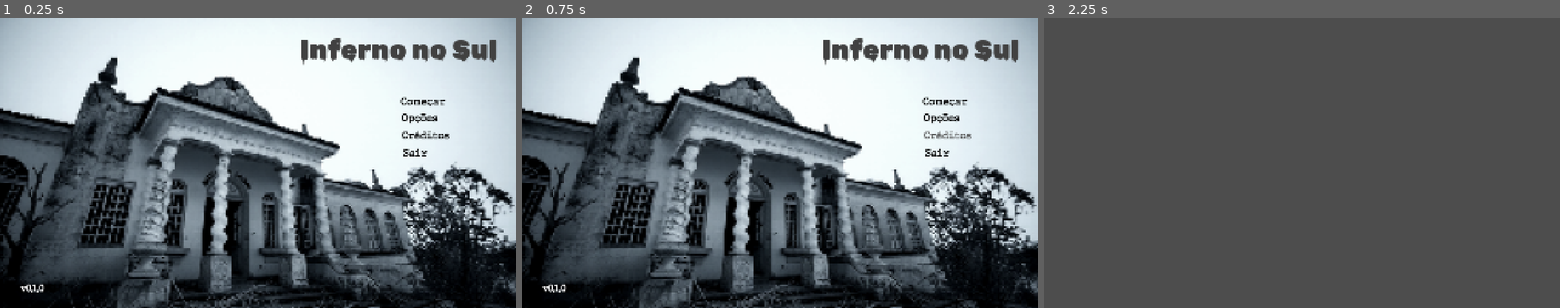
Above: before the commit, frames 1-3 (left to right).
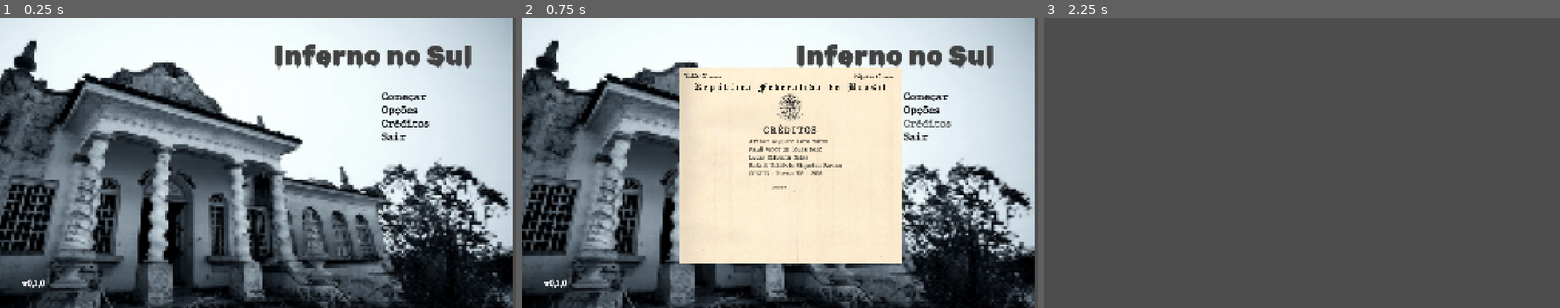
Above: after the commit, the same moments.

Repository: TP-Coltec-UFMG/2026-303-Inferno-no-Sul
Game: Godot game, scene res://scenes/ui/main_menu.tscn
Two runs of this game, one before a commit and one after it. Both use one fixed random seed, a clock stepped at 60 frames per second and the inputs below.
Inputs (mouse positions are in pixels of both pictures, inside the frame that each line leads up to):
- Up to frame 1 (0.25 s): no input
- Up to frame 2 (0.75 s): click "Créditos" at 0.5 s
- Up to frame 3 (2.25 s): click (1302, 186) at 1.25 s, where only the run after the commit has a clickable "Voltar"; click "Começar" at 2 s

The runs differ from the first frame. In frame 1, 54% of the frame differs, in the area x 0-100%, y 0-100%; in frame 2, 66%; in frame 3, nothing differs.

Commit message:
Add files via upload

Diff:
--- a/scenes/ui/credits_menu.tscn
+++ b/scenes/ui/credits_menu.tscn
@@ -1,5 +1,6 @@
 [gd_scene format=3 uid="uid://ycvwv2owsqw2"]
 
+[ext_resource type="Script" uid="uid://t3waxubx2ejo" path="res://scripts/ui/credits_menu.gd" id="1_5uo15"]
 [ext_resource type="Texture2D" uid="uid://43y804tgm4ck" path="res://assets/ui/backgrounds/Background_creditos.png" id="1_c6vh4"]
 [ext_resource type="FontFile" uid="uid://sr7hwgne0xdf" path="res://assets/Fonts/Texto_P/JMH Typewriter.ttf" id="2_0hdyb"]
 [ext_resource type="FontFile" uid="uid://dm6jesumfync2" path="res://assets/Fonts/Texto_P/JMH Typewriter.otf" id="3_5uo15"]
@@ -20,9 +21,10 @@
 anchor_bottom = 1.0
 grow_horizontal = 2
 grow_vertical = 2
+script = ExtResource("1_5uo15")
 
 [node name="BackgroundCreditos" type="Sprite2D" parent="." unique_id=500188934]
-position = Vector2(995, 547)
+position = Vector2(1000, 550)
 texture = ExtResource("1_c6vh4")
 
 [node name="Footer" type="HBoxContainer" parent="." unique_id=914412712]
@@ -41,20 +43,11 @@
 localize_numeral_system = false
 theme_override_constants/separation = 20
 
-[node name="BtnApply" type="Button" parent="Footer" unique_id=1386173623]
-unique_name_in_owner = true
-layout_direction = 4
-layout_mode = 2
-theme_override_colors/font_color = Color(0, 0, 0, 1)
-theme_override_colors/font_hover_color = Color(0.32156864, 0.32156864, 0.32156864, 1)
-theme_override_fonts/font = ExtResource("2_0hdyb")
-theme_override_styles/normal = SubResource("StyleBoxEmpty_eju1t")
-theme_override_styles/pressed = SubResource("StyleBoxEmpty_iy7ph")
-theme_override_styles/hover = SubResource("StyleBoxEmpty_rmmwq")
-text = "Aplicar"
-
 [node name="BtnBack" type="Button" parent="Footer" unique_id=148494675]
 unique_name_in_owner = true
+clip_contents = true
+custom_minimum_size = Vector2(0, 30)
+layout_direction = 1
 layout_mode = 2
 theme_override_colors/font_color = Color(0, 0, 0, 1)
 theme_override_colors/font_hover_color = Color(0.32156864, 0.32156864, 0.32156864, 1)
@@ -66,18 +59,27 @@
 
 [node name="TextEdit" type="TextEdit" parent="." unique_id=1338858542]
 layout_mode = 0
-offset_left = 855.0
-offset_top = 452.0
-offset_right = 1206.0
-offset_bottom = 608.0
+offset_left = 845.0
+offset_top = 443.0
+offset_right = 1198.0
+offset_bottom = 595.0
 theme_override_colors/font_color = Color(0, 0, 0, 1)
 theme_override_constants/caret_width = 1
 theme_override_fonts/font = ExtResource("3_5uo15")
 theme_override_font_sizes/font_size = 20
 theme_override_styles/normal = SubResource("StyleBoxEmpty_xdcxj")
-text = "Criadores
-Arthur Augusto Lara Matos
+text = "Arthur Augusto Lara Matos
 Kauã Vitor de Souza Melo
 Lucas Oliveira Neiss
-Rafael Valdivio Siqueira Santos"
+Rafael Valdivio Siqueira Santos
+COLTEC - Turma 303 - 2026"
+context_menu_enabled = false
+emoji_menu_enabled = false
+shortcut_keys_enabled = false
+selecting_enabled = false
+deselect_on_focus_loss_enabled = false
+drag_and_drop_selection_enabled = false
+middle_mouse_paste_enabled = false
+empty_selection_clipboard_enabled = false
 autowrap_mode = 2
+tab_input_mode = false
--- a/scenes/ui/main_menu.tscn
+++ b/scenes/ui/main_menu.tscn
@@ -1,13 +1,11 @@
 [gd_scene format=3 uid="uid://bwrgddcmyif18"]
 
 [ext_resource type="Script" uid="uid://so3aig0a4j4o" path="res://scripts/ui/main_menu.gd" id="1_fe2o3"]
-[ext_resource type="PackedScene" uid="uid://hch5wpbp7srd" path="res://scenes/ui/options_menu.tscn" id="1_sl1te"]
 [ext_resource type="FontFile" uid="uid://cs7lo8vk0obdx" path="res://assets/Fonts/Nome do jogo/RubikWetPaint-Regular.ttf" id="2_1g8jr"]
 [ext_resource type="Texture2D" uid="uid://c3qx1klswjvj8" path="res://assets/ui/backgrounds/Background_1.png" id="2_m1kxf"]
 [ext_resource type="FontFile" uid="uid://bnrc48r6igo37" path="res://assets/Fonts/Texto_P/JMH Typewriter-Bold.ttf" id="4_uhagc"]
 [ext_resource type="FontFile" uid="uid://dbu8s4fraswis" path="res://assets/Fonts/Texto_P/JMH Typewriter-Thin.otf" id="4_x2yvf"]
 [ext_resource type="FontFile" uid="uid://cadblgxr88u32" path="res://assets/Fonts/Texto_P/JMH Typewriter-Black.otf" id="6_btxxm"]
-[ext_resource type="PackedScene" uid="uid://ycvwv2owsqw2" path="res://scenes/ui/credits_menu.tscn" id="8_wb0q5"]
 
 [sub_resource type="CompressedTexture2D" id="CompressedTexture2D_fe2o3"]
 
@@ -63,8 +61,8 @@
 flip_h = true
 
 [node name="Background" type="Sprite2D" parent="Background" unique_id=1999428927]
-position = Vector2(958.00006, 545)
-scale = Vector2(3.121556, 2.8806365)
+position = Vector2(758.5, 533)
+scale = Vector2(3.7228525, 3.2572944)
 texture = ExtResource("2_m1kxf")
 
 [node name="UILayer" type="MarginContainer" parent="." unique_id=1674628305]
@@ -92,10 +90,10 @@
 
 [node name="TitleLabel" type="Label" parent="UILayer/CenterControl/ContentControl" unique_id=884850370]
 layout_mode = 0
-offset_left = 295.0
-offset_top = -422.0
-offset_right = 1031.0
-offset_bottom = -303.0
+offset_left = 200.0
+offset_top = -400.0
+offset_right = 936.0
+offset_bottom = -281.0
 theme_override_colors/font_color = Color(0.25565878, 0.25565878, 0.25565878, 1)
 theme_override_fonts/font = ExtResource("2_1g8jr")
 theme_override_font_sizes/font_size = 100
@@ -103,11 +101,13 @@
 horizontal_alignment = 1
 
 [node name="Spacer" type="Control" parent="UILayer/CenterControl/ContentControl" unique_id=1213124948]
+visible = false
 custom_minimum_size = Vector2(0, 40)
 anchors_preset = 0
-offset_top = 35.0
-offset_right = 280.0
-offset_bottom = 75.0
+offset_left = -174.0
+offset_top = -258.0
+offset_right = 578.0
+offset_bottom = -144.0
 size_flags_vertical = 3
 
 [node name="ButtonsControl" type="Control" parent="UILayer/CenterControl/ContentControl" unique_id=912731053]
@@ -120,10 +120,10 @@
 [node name="BtnNewGame" type="Button" parent="UILayer/CenterControl/ContentControl/ButtonsControl" unique_id=812397691]
 unique_name_in_owner = true
 layout_mode = 0
-offset_left = 671.0
-offset_top = -282.0
-offset_right = 839.0
-offset_bottom = -231.0
+offset_left = 600.0
+offset_top = -300.0
+offset_right = 768.0
+offset_bottom = -249.0
 theme_override_colors/font_color = Color(0, 0, 0, 1)
 theme_override_colors/font_hover_color = Color(0.3217281, 0.32172796, 0.32172787, 1)
 theme_override_fonts/font = ExtResource("4_uhagc")
@@ -136,10 +136,10 @@
 [node name="BtnContinue" type="Button" parent="UILayer/CenterControl/ContentControl/ButtonsControl" unique_id=1930986770]
 unique_name_in_owner = true
 layout_mode = 0
-offset_left = 671.0
-offset_top = -344.0
-offset_right = 991.0
-offset_bottom = -293.0
+offset_left = 600.0
+offset_top = -350.0
+offset_right = 920.0
+offset_bottom = -299.0
 theme_override_colors/font_color = Color(0.17641923, 0.17641905, 0.17641902, 1)
 theme_override_colors/font_hover_color = Color(0.95, 0.95, 0.95, 1)
 theme_override_fonts/font = ExtResource("4_x2yvf")
@@ -152,10 +152,10 @@
 [node name="BtnOptions" type="Button" parent="UILayer/CenterControl/ContentControl/ButtonsControl" unique_id=290491241]
 unique_name_in_owner = true
 layout_mode = 0
-offset_left = 674.0
-offset_top = -221.0
-offset_right = 809.0
-offset_bottom = -170.0
+offset_left = 600.0
+offset_top = -250.0
+offset_right = 735.0
+offset_bottom = -199.0
 theme_override_colors/font_color = Color(0, 0, 0, 1)
 theme_override_colors/font_hover_color = Color(0.32156864, 0.32156864, 0.32156864, 1)
 theme_override_fonts/font = ExtResource("4_uhagc")
@@ -167,10 +167,10 @@
 [node name="BtnCredits" type="Button" parent="UILayer/CenterControl/ContentControl/ButtonsControl" unique_id=831950697]
 unique_name_in_owner = true
 layout_mode = 0
-offset_left = 675.0
-offset_top = -156.0
-offset_right = 852.0
-offset_bottom = -105.0
+offset_left = 600.0
+offset_top = -200.0
+offset_right = 777.0
+offset_bottom = -149.0
 theme_override_colors/font_color = Color(0, 0, 0, 1)
 theme_override_colors/font_hover_color = Color(0.32156864, 0.32156864, 0.32156864, 1)
 theme_override_fonts/font = ExtResource("4_uhagc")
@@ -183,10 +183,10 @@
 [node name="BtnQuit" type="Button" parent="UILayer/CenterControl/ContentControl/ButtonsControl" unique_id=1922757213]
 unique_name_in_owner = true
 layout_mode = 0
-offset_left = 680.0
-offset_top = -90.0
-offset_right = 771.0
-offset_bottom = -39.0
+offset_left = 600.0
+offset_top = -150.0
+offset_right = 691.0
+offset_bottom = -99.0
 theme_override_colors/font_color = Color(0, 0, 0, 1)
 theme_override_colors/font_hover_color = Color(0.32156864, 0.32156864, 0.32156864, 1)
 theme_override_fonts/font = ExtResource("4_uhagc")
@@ -199,10 +199,10 @@
 [node name="VersionLabel" type="Label" parent="UILayer/CenterControl/ContentControl" unique_id=55538048]
 unique_name_in_owner = true
 layout_mode = 0
-offset_left = -743.0
-offset_top = 509.0
-offset_right = -657.0
-offset_bottom = 548.0
+offset_left = -739.0
+offset_top = 491.0
+offset_right = -653.0
+offset_bottom = 530.0
 theme_override_colors/font_color = Color(1, 1, 1, 1)
 theme_override_fonts/font = ExtResource("6_btxxm")
 theme_override_font_sizes/font_size = 30
@@ -213,29 +213,3 @@
 unique_name_in_owner = true
 layer = 10
 visible = false
-
-[node name="OptionsMenuInstance" type="Control" parent="SubMenuContainer" unique_id=916132983]
-layout_mode = 3
-anchors_preset = 0
-offset_right = 40.0
-offset_bottom = 40.0
-
-[node name="OptionsMenu" parent="SubMenuContainer/OptionsMenuInstance" unique_id=893574844 instance=ExtResource("1_sl1te")]
-layout_mode = 1
-offset_left = 1268.274
-offset_top = 347.7201
-offset_right = 1268.2739
-offset_bottom = 347.7201
-
-[node name="CreditsMenu" parent="SubMenuContainer/OptionsMenuInstance" unique_id=508897587 instance=ExtResource("8_wb0q5")]
-layout_mode = 1
-offset_left = 689.34283
-offset_top = 498.73178
-offset_right = 689.34283
-offset_bottom = 498.7318
-
-[node name="CreditsMenuInstance" type="Control" parent="SubMenuContainer" unique_id=1820176703]
-layout_mode = 3
-anchors_preset = 0
-offset_right = 40.0
-offset_bottom = 40.0
--- a/scenes/ui/options_menu.tscn
+++ b/scenes/ui/options_menu.tscn
@@ -21,6 +21,10 @@
 anchors_preset = 15
 anchor_right = 1.0
 anchor_bottom = 1.0
+offset_left = 80.0
+offset_top = 68.0
+offset_right = 80.0
+offset_bottom = 68.0
 grow_horizontal = 2
 grow_vertical = 2
 script = ExtResource("1_63ow6")
@@ -47,20 +51,20 @@
 anchor_top = 0.5
 anchor_right = 0.5
 anchor_bottom = 0.5
-offset_left = -20.0
-offset_top = -20.0
-offset_right = 20.0
-offset_bottom = 20.0
+offset_left = -569.0
+offset_top = -413.0
+offset_right = 362.0
+offset_bottom = 353.0
 grow_horizontal = 2
 grow_vertical = 2
 
-[node name="BackgroundOptions" type="Sprite2D" parent="PanelContainer" unique_id=809910885]
-position = Vector2(300, 250)
-scale = Vector2(0.71513706, 0.6849315)
-texture = ExtResource("2_imaij")
-
 [node name="VBoxContainer" type="VBoxContainer" parent="PanelContainer" unique_id=2082156993]
 layout_mode = 2
+
+[node name="BackgroundOptions" type="Sprite2D" parent="PanelContainer/VBoxContainer" unique_id=156530965]
+position = Vector2(465.49997, 382.50003)
+scale = Vector2(1.1096542, 1.0506849)
+texture = ExtResource("2_imaij")
 
 [node name="Header" type="HBoxContainer" parent="PanelContainer/VBoxContainer" unique_id=905272608]
 visible = false
@@ -76,7 +80,7 @@
 
 [node name="TabContainer" type="TabContainer" parent="PanelContainer/VBoxContainer" unique_id=296323623]
 unique_name_in_owner = true
-custom_minimum_size = Vector2(0, 200)
+custom_minimum_size = Vector2(0, 284)
 layout_mode = 2
 theme_override_colors/drop_mark_color = Color(0, 0, 0, 1)
 theme_override_colors/font_selected_color = Color(0.24840015, 0.24840018, 0.24840015, 1)
--- /dev/null
+++ b/scripts/ui/credits_menu.gd
@@ -0,0 +1,9 @@
+extends Control
+
+@onready var btn_back: Button = %BtnBack
+
+func _ready() -> void:
+	btn_back.pressed.connect(_on_back_pressed)
+
+func _on_back_pressed() -> void:
+	queue_free()
--- a/scripts/ui/main_menu.gd
+++ b/scripts/ui/main_menu.gd
@@ -14,7 +14,7 @@
 # ─── Cenas dos Submenus ──────────────────────────────────────────────────────
 
 const SCENE_OPTIONS := preload("res://scenes/ui/options_menu.tscn")
-#const SCENE_CREDITS := preload("res://scenes/ui/credits_menu.tscn")
+const SCENE_CREDITS := preload("res://scenes/ui/credits_menu.tscn")
 
 const SCENE_GAME    := "res://scenes/game/dormitorios.tscn"
 
@@ -56,7 +56,7 @@
 	btn_new_game.pressed.connect(_on_new_game_pressed)
 	btn_continue.pressed.connect(_on_continue_pressed)
 	btn_options.pressed.connect(_on_options_pressed)
-#	btn_credits.pressed.connect(_on_credits_pressed)
+	btn_credits.pressed.connect(_on_credits_pressed)
 	btn_quit.pressed.connect(_on_quit_pressed)
 
 
@@ -77,8 +77,8 @@
 	_open_submenu(SCENE_OPTIONS)
 
 
-#func _on_credits_pressed() -> void:
-#	_open_submenu(SCENE_CREDITS)
+func _on_credits_pressed() -> void:
+	_open_submenu(SCENE_CREDITS)
 
 
 func _on_quit_pressed() -> void:
Not shown, added: scripts/ui/credits_menu.gd.uid
Not shown, changed: README.md
